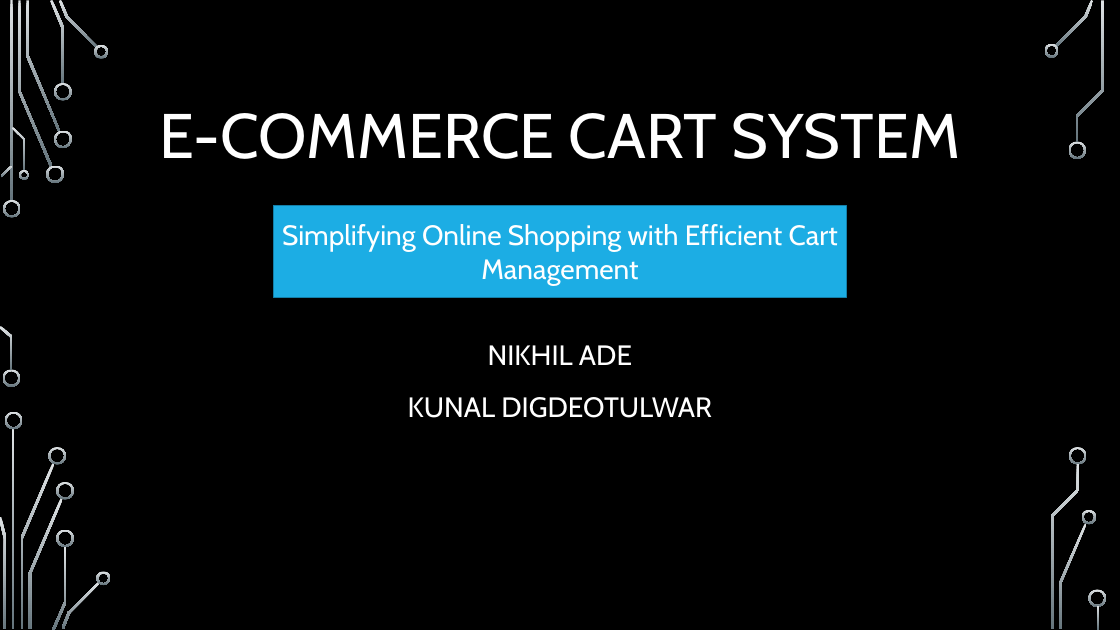
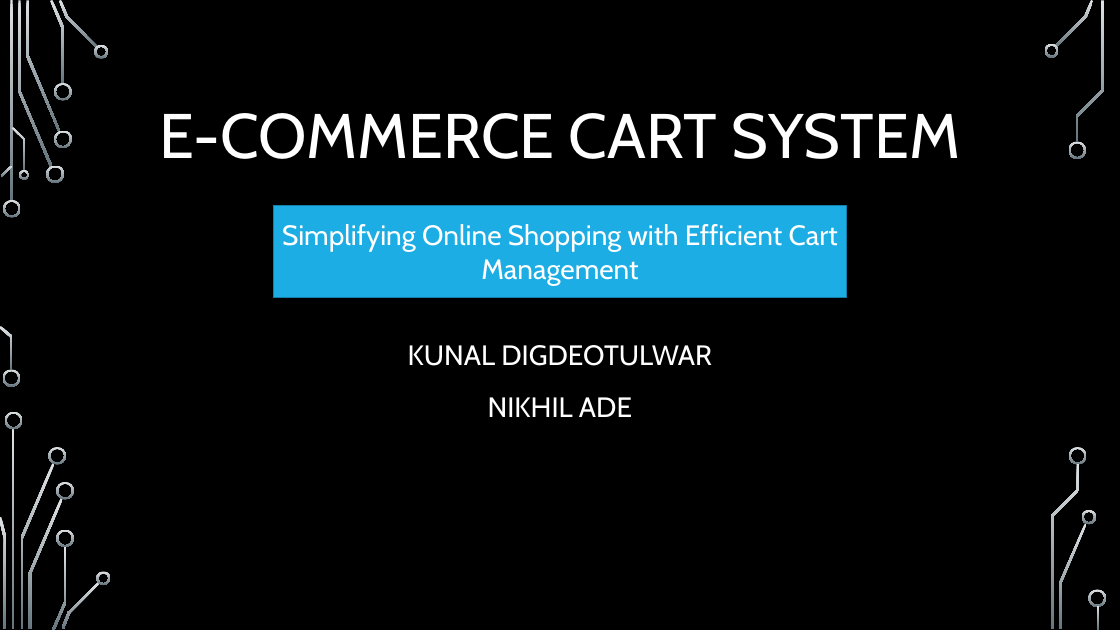
Before and after one commit to KunalDig/E-CartProjectFiles, a slide deck: slide 1 of E-commerce Cart System.pptx. Drawn at 1120x630 pixels with LibreOffice and Linux fonts; fonts in the diff are those of the drawing; background and template pictures are left out. Boxes give left, top, right and bottom in pixels: in the first picture for what was removed or moved away, otherwise in the second. Text is boxed around its words. In the diff, an @@ line names an element or a change of style, - is before the commit and + after.

```diff
--- a/E-commerce Cart System.pptx
+++ b/E-commerce Cart System.pptx
@@ text at [408,345,712,366]: paragraph added @@
+KUNAL DIGDEOTULWAR
@@ text at [408,397,712,418]: paragraph removed @@
-KUNAL DIGDEOTULWAR
```
Also in this commit, not shown: 2 other slides changed, 1 slide added.
